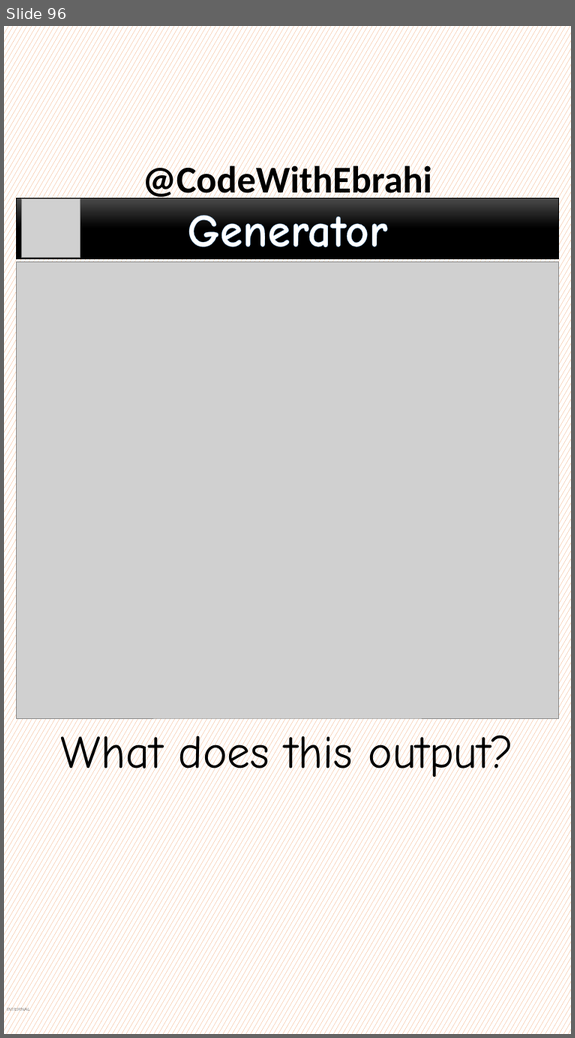
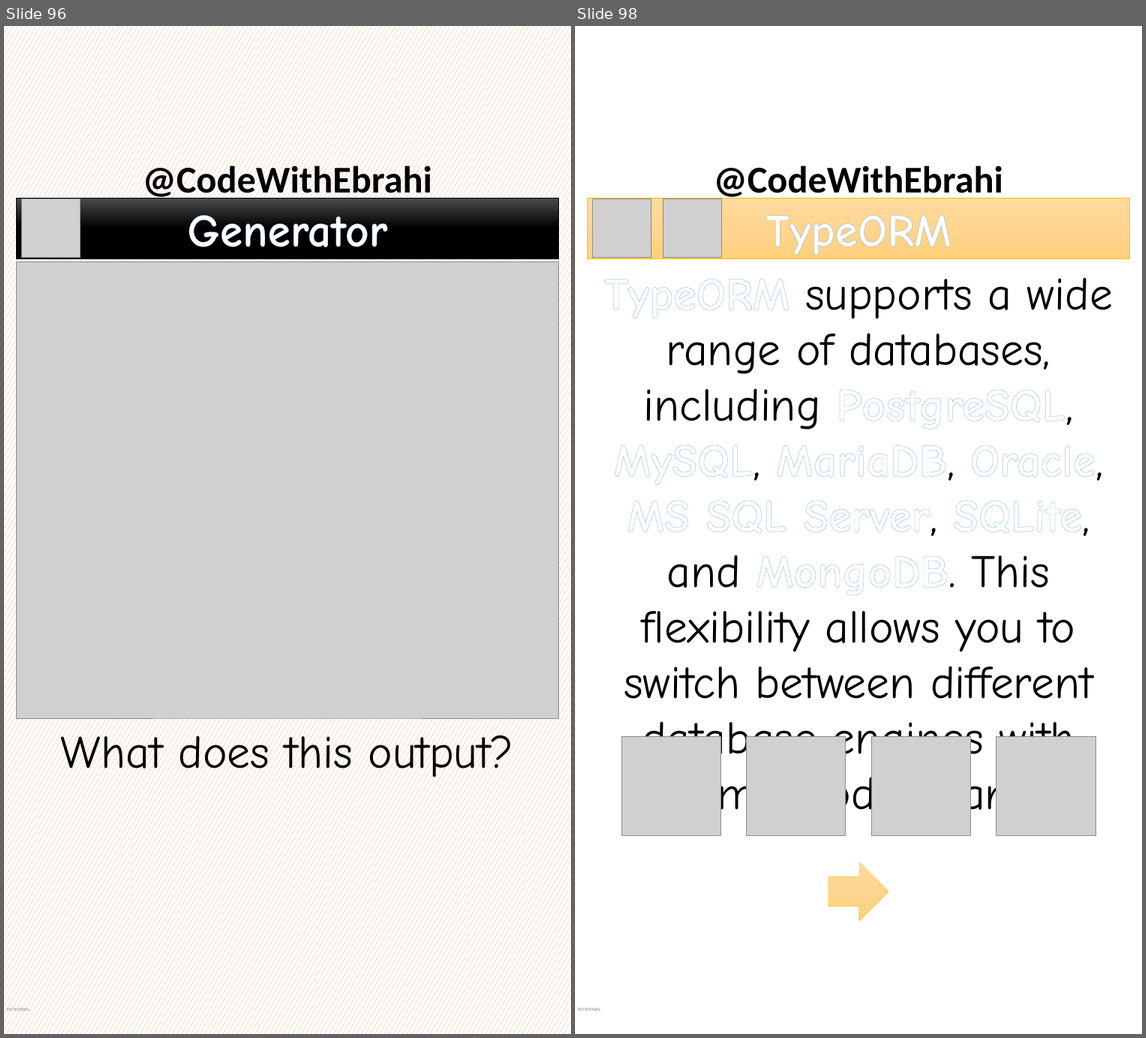
Before and after one commit to ebrahimsalehi1/python_codes, a slide deck: assets/images.pptx. Shown side by side, each under a label of ours: slide 96 before the commit, slides 96 and 98 after it; the slides between them are not shown. The pictures are 575x1038 and 1146x1038 pixels, drawn with LibreOffice and Linux fonts; fonts in the diff are those of the drawing; grey boxes stand for pictures; background and template pictures are left out. Boxes give left, top, right and bottom in pixels: in the first picture for what was removed or moved away, otherwise in the second. Text is boxed around its words. In the diff, an @@ line names an element or a change of style, - is before the commit and + after.

```diff
--- a/assets/images.pptx
+++ b/assets/images.pptx
@@ slide 98 added at box(575, 26, 1142, 1034), background picture (left out); not listed: 2 template elements that a slide beside it also shows @@
@@ rectangle added at box(587, 198, 1129, 258), fill gradient #FFDB9E to #FFD590 to #FFD07C, outline #FFC000 0.5 pt, 66 pt, text #FFFFFF, bold @@
+TypeORM
@@ picture added at box(593, 198, 651, 257) @@
@@ picture added at box(663, 198, 722, 257) @@
@@ text added at box(604, 277, 1113, 823), 66 pt, text #000000 @@
+TypeORM supports a wide range of databases, including PostgreSQL, MySQL, MariaDB, Oracle, MS SQL Server, SQLite, and MongoDB. This flexibility allows you to switch between different database engines with minimal code changes.
@@ group added at box(621, 736, 1095, 835): 4 pictures @@
@@ right arrow added at box(829, 862, 889, 921), fill gradient #FFDB9E to #FFD590 to #FFD07C, outline #FFC000 0.5 pt @@
```
Also in this commit, not shown: 5 other slides added, 1 other file.
